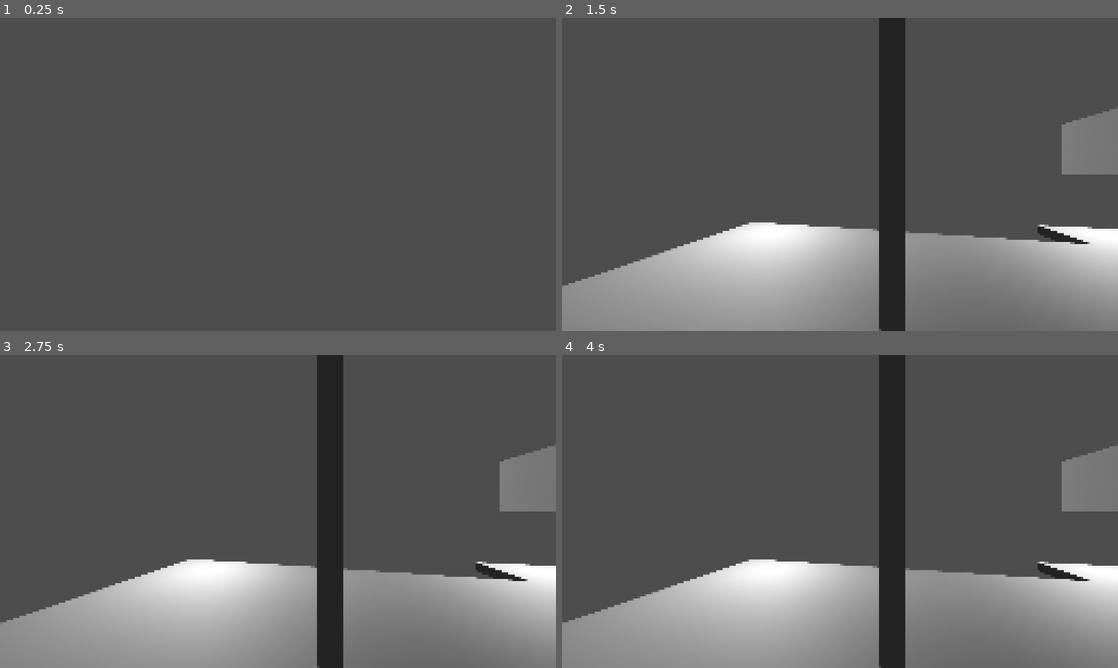
Above: before the commit, frames 1-4 (two rows, left to right).
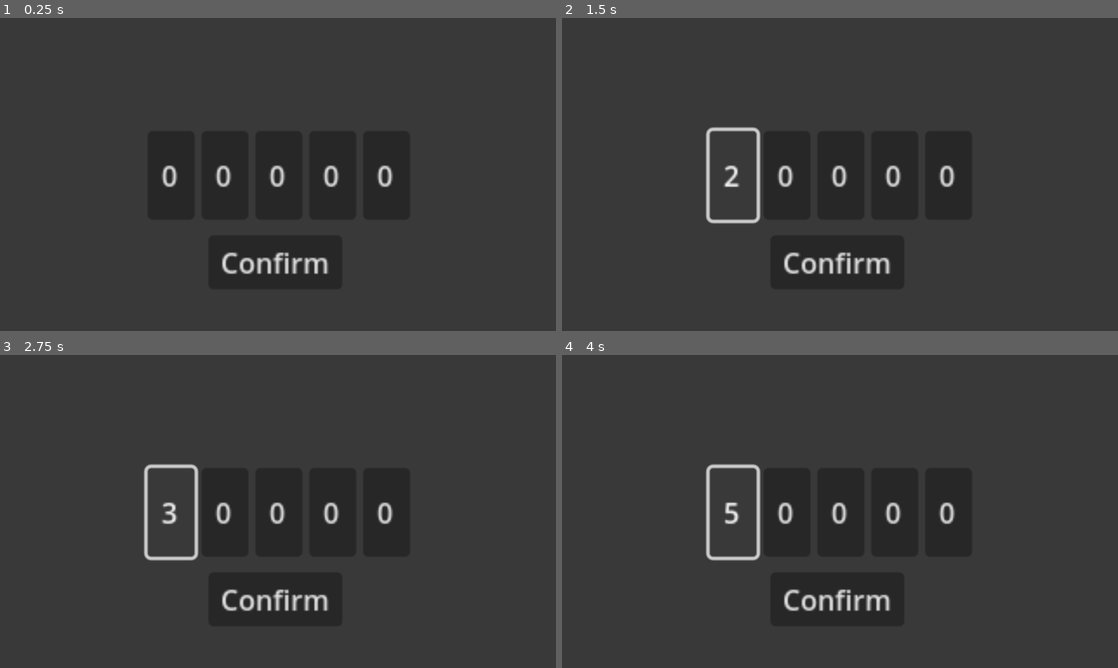
Above: after the commit, the same moments.

Repository: BrownRISDGameDevelopers/hungry-haus
Game: Godot game, scene res://src/Game.tscn
Two runs of this game, one before a commit and one after it. Both use one fixed random seed, a clock stepped at 60 frames per second and the inputs below.
Inputs (mouse positions are in pixels of both pictures, inside the frame that each line leads up to):
- Up to frame 1 (0.25 s): no input
- Up to frame 2 (1.5 s): click (734, 174) at 0.5 s, where only the run after the commit has a clickable "0"; click (734, 174) at 1.25 s, where only the run after the commit has a clickable "1"
- Up to frame 3 (2.75 s): click (172, 511) at 2 s, where only the run after the commit has a clickable "2"
- Up to frame 4 (4 s): click (734, 511) at 2.75 s, where only the run after the commit has a clickable "3"; click (734, 511) at 3.5 s, where only the run after the commit has a clickable "4"

The runs differ from the first frame. In frame 1, 16% of the frame differs, in the area x 26-74%, y 36-87%; in frame 2, 39%; in frame 3, 39%; in frame 4, 39%, in the area x 0-100%, y 28-100%.

Commit message:
feedback and impl into world

Diff:
--- a/src/Game.tscn
+++ b/src/Game.tscn
@@ -2,7 +2,7 @@
 
 [ext_resource type="PackedScene" uid="uid://cmylkhe7l8yw5" path="res://src/world/world.tscn" id="1_kqvf5"]
 [ext_resource type="Shader" uid="uid://d3oclhdp3lutq" path="res://src/shaders/pixelate.gdshader" id="2_7omc5"]
-[ext_resource type="PackedScene" uid="uid://cl6ia52rquthd" path="res://src/ui/puzzle.tscn" id="2_lqjwq"]
+[ext_resource type="PackedScene" uid="uid://rxjhjaphbkps" path="res://src/ui/bedroom/bedroom_lock.tscn" id="4_7omc5"]
 
 [sub_resource type="ShaderMaterial" id="ShaderMaterial_lqjwq"]
 shader = ExtResource("2_7omc5")
@@ -46,20 +46,7 @@
 size_2d_override_stretch = true
 render_target_update_mode = 4
 
-[node name="Puzzle" parent="SubViewportContainer/2DViewport" instance=ExtResource("2_lqjwq")]
-unique_name_in_owner = true
-visible = false
-
-[node name="ColorRect" type="ColorRect" parent="SubViewportContainer/2DViewport/Puzzle"]
-modulate = Color(1, 1, 1, 0.627451)
-layout_mode = 1
+[node name="BedroomLock" parent="SubViewportContainer/2DViewport" instance=ExtResource("4_7omc5")]
 anchors_preset = 15
 anchor_right = 1.0
 anchor_bottom = 1.0
-offset_left = 5.0
-offset_top = 6.0
-offset_right = -5.0
-offset_bottom = -6.0
-grow_horizontal = 2
-grow_vertical = 2
-color = Color(0, 0, 0, 1)
--- a/src/ui/bedroom/bedroom_lock.gd
+++ b/src/ui/bedroom/bedroom_lock.gd
@@ -2,11 +2,25 @@
 
 class_name BedroomLock
 
+const TRANS_RED = Color(1, 0, 0, 0)
 func _ready():
-	$ColorRect/submit.pressed.connect(_submit)
-	modulate = Color(1,1,1,0)
+	$submit.pressed.connect(_submit)
+	modulate = Color(1,1,1,1)
 
 func _submit():
-	var combo = $ColorRect/HBoxContainer/LockButton.getVal() + $ColorRect/HBoxContainer/LockButton2.getVal() + $ColorRect/HBoxContainer/LockButton3.getVal() + $ColorRect/HBoxContainer/LockButton4.getVal() + $ColorRect/HBoxContainer/LockButton5.getVal()
+	var combo = $HBoxContainer/LockButton.getVal() + $HBoxContainer/LockButton2.getVal() + $HBoxContainer/LockButton3.getVal() + $HBoxContainer/LockButton4.getVal() + $HBoxContainer/LockButton5.getVal()
 	if combo == "12345":
 		print("Success!")
+		$status_overlay.modulate = Color(0, 1, 0)
+		Global.safe_tween($status_overlay).tween_property($status_overlay, "modulate", Color(0, 1, 0, 0) , APPEAR_DURATION_SEC)
+		$HBoxContainer/LockButton.disabled = true
+		$HBoxContainer/LockButton2.disabled = true
+		$HBoxContainer/LockButton3.disabled = true
+		$HBoxContainer/LockButton4.disabled = true
+		$HBoxContainer/LockButton5.disabled = true
+		$submit.disabled = true
+		complete()
+	else:
+		$status_overlay.modulate = Color(1, 0, 0)
+
+		Global.safe_tween($status_overlay).tween_property($status_overlay, "modulate", TRANS_RED , APPEAR_DURATION_SEC)
--- a/src/ui/bedroom/bedroom_lock.tscn
+++ b/src/ui/bedroom/bedroom_lock.tscn
@@ -5,28 +5,22 @@
 
 [node name="BedroomLock" type="Control"]
 layout_mode = 3
+anchor_right = 0.25
+anchor_bottom = 0.25
+grow_horizontal = 2
+grow_vertical = 2
+script = ExtResource("1_ujuyf")
+
+[node name="ColorRect" type="ColorRect" parent="."]
+layout_mode = 1
 anchors_preset = 15
 anchor_right = 1.0
 anchor_bottom = 1.0
 grow_horizontal = 2
 grow_vertical = 2
-script = ExtResource("1_ujuyf")
+color = Color(0.223103, 0.223103, 0.223103, 1)
 
-[node name="ColorRect" type="ColorRect" parent="."]
-modulate = Color(1, 1, 1, 0.627451)
-layout_mode = 1
-anchors_preset = 15
-anchor_right = 1.0
-anchor_bottom = 1.0
-offset_left = 5.0
-offset_top = 6.0
-offset_right = -955.0
-offset_bottom = -534.0
-grow_horizontal = 2
-grow_vertical = 2
-color = Color(0.133196, 0.133196, 0.133196, 1)
-
-[node name="HBoxContainer" type="HBoxContainer" parent="ColorRect"]
+[node name="HBoxContainer" type="HBoxContainer" parent="."]
 layout_mode = 1
 anchors_preset = 8
 anchor_left = 0.5
@@ -40,37 +34,47 @@
 grow_horizontal = 2
 grow_vertical = 2
 
-[node name="LockButton" parent="ColorRect/HBoxContainer" instance=ExtResource("2_gjvml")]
+[node name="LockButton" parent="HBoxContainer" instance=ExtResource("2_gjvml")]
 layout_mode = 2
 size_flags_horizontal = 3
 
-[node name="LockButton2" parent="ColorRect/HBoxContainer" instance=ExtResource("2_gjvml")]
+[node name="LockButton2" parent="HBoxContainer" instance=ExtResource("2_gjvml")]
 layout_mode = 2
 size_flags_horizontal = 3
 
-[node name="LockButton3" parent="ColorRect/HBoxContainer" instance=ExtResource("2_gjvml")]
+[node name="LockButton3" parent="HBoxContainer" instance=ExtResource("2_gjvml")]
 layout_mode = 2
 size_flags_horizontal = 3
 
-[node name="LockButton4" parent="ColorRect/HBoxContainer" instance=ExtResource("2_gjvml")]
+[node name="LockButton4" parent="HBoxContainer" instance=ExtResource("2_gjvml")]
 layout_mode = 2
 size_flags_horizontal = 3
 
-[node name="LockButton5" parent="ColorRect/HBoxContainer" instance=ExtResource("2_gjvml")]
+[node name="LockButton5" parent="HBoxContainer" instance=ExtResource("2_gjvml")]
 layout_mode = 2
 size_flags_horizontal = 3
 
-[node name="submit" type="Button" parent="ColorRect"]
+[node name="submit" type="Button" parent="."]
 layout_mode = 1
 anchors_preset = 7
 anchor_left = 0.5
 anchor_top = 1.0
 anchor_right = 0.5
 anchor_bottom = 1.0
-offset_left = -38.5
-offset_top = -50.0
-offset_right = 38.5
-offset_bottom = -19.0
+offset_left = -40.0
+offset_top = -55.0
+offset_right = 37.0
+offset_bottom = -24.0
 grow_horizontal = 2
 grow_vertical = 0
 text = "Confirm"
+
+[node name="status_overlay" type="ColorRect" parent="."]
+modulate = Color(1, 0, 0, 0)
+layout_mode = 1
+anchors_preset = 15
+anchor_right = 1.0
+anchor_bottom = 1.0
+grow_horizontal = 2
+grow_vertical = 2
+mouse_filter = 2
